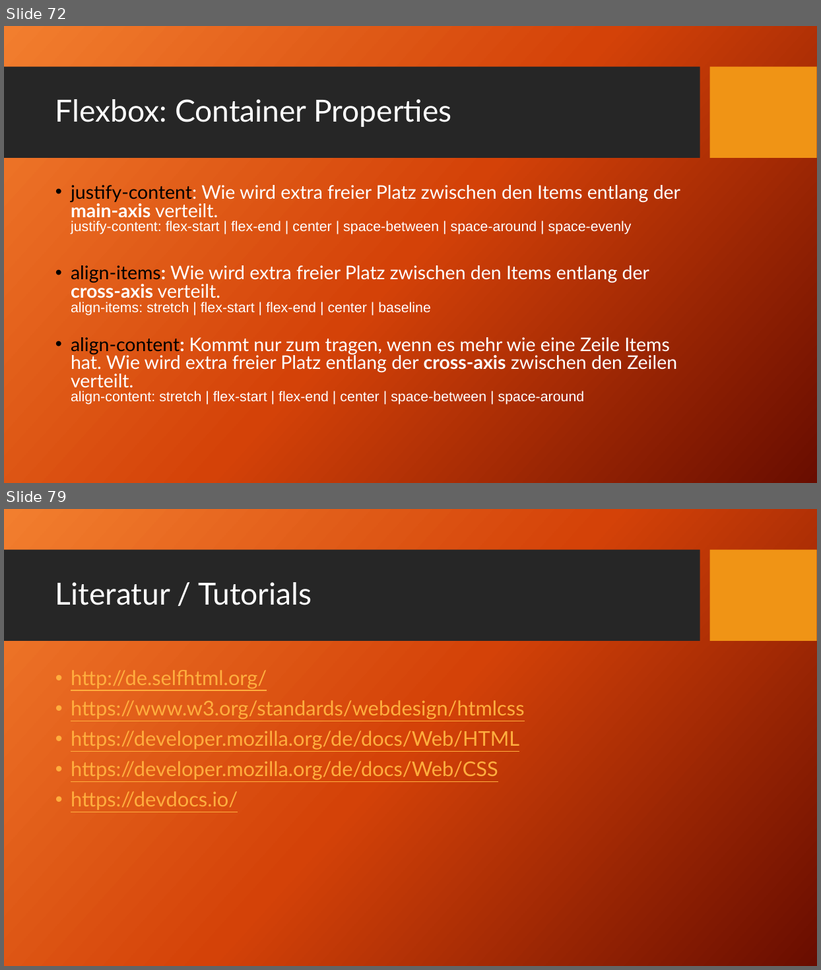
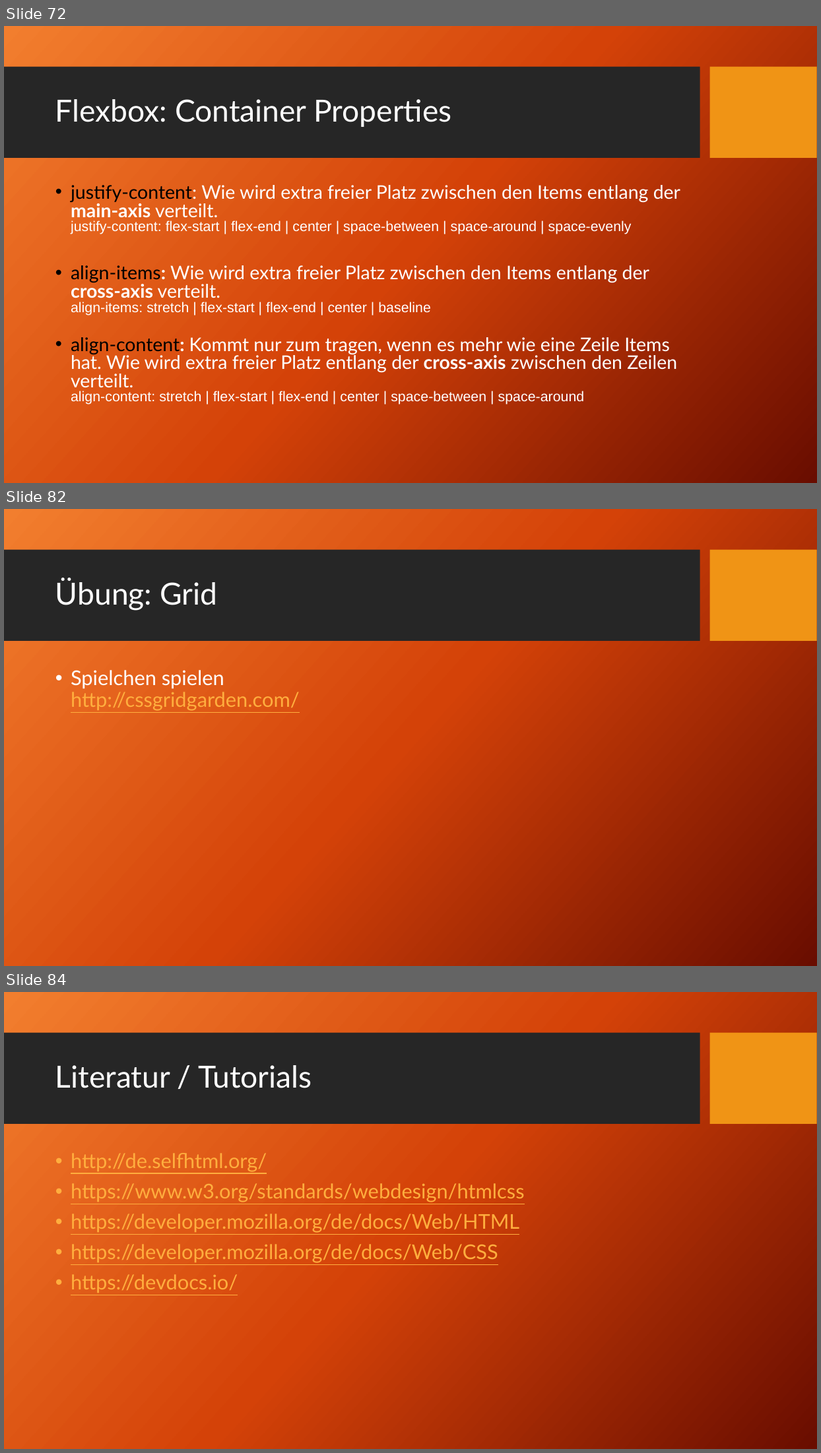
Before and after one commit to TomFrey/htmlCssBasicUebungen, a slide deck: html Schulung.pptx. Shown one above the other, each under a label of ours: slides 72 and 79 before the commit, slides 72, 82 and 84 after it; the slides between them are not shown. The pictures are 821x970 and 821x1453 pixels, drawn with LibreOffice and Linux fonts; fonts in the diff are those of the drawing; background and template pictures are left out. Boxes give left, top, right and bottom in pixels: in the first picture for what was removed or moved away, otherwise in the second. Text is boxed around its words. In the diff, an @@ line names an element or a change of style, - is before the commit and + after.

Commit message:
css Grid zur PowerPoint Präsentation hinzugefügt.

```diff
--- a/html Schulung.pptx
+++ b/html Schulung.pptx
@@ slide 82 added at [4, 509, 817, 966], background picture (left out); not listed: 2 template elements that a slide beside it also shows @@
@@ title added at [55, 578, 217, 611], 36 pt, text #FFFFFF @@
+Übung: Grid
@@ text added at [71, 670, 300, 711], 24 pt, text #FFAE3E, underline @@
+• Spielchen spielen
+  http://cssgridgarden.com/
@@ what was slide 79 is now slide 84 @@
```
Also in this commit, not shown: 3 slides changed, 7 other slides added, 3 slides removed.
